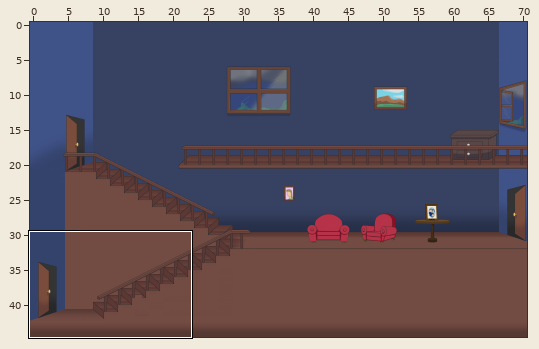
A Tiled map gets an edit: android/assets/Sala.tmx. The first picture is a wide view before the edit; the outline marks the close-up.
Close-up. Earlier state:
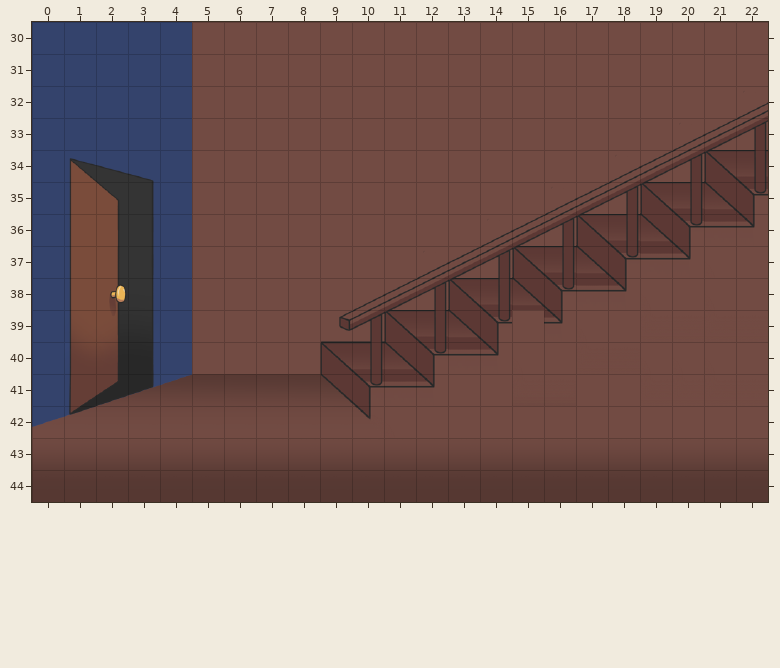
Cells are 45x45 px. Shown: x 0..22, y 30..44. The commit also changed other parts of the map, which this record leaves out.
The same view after the edit:
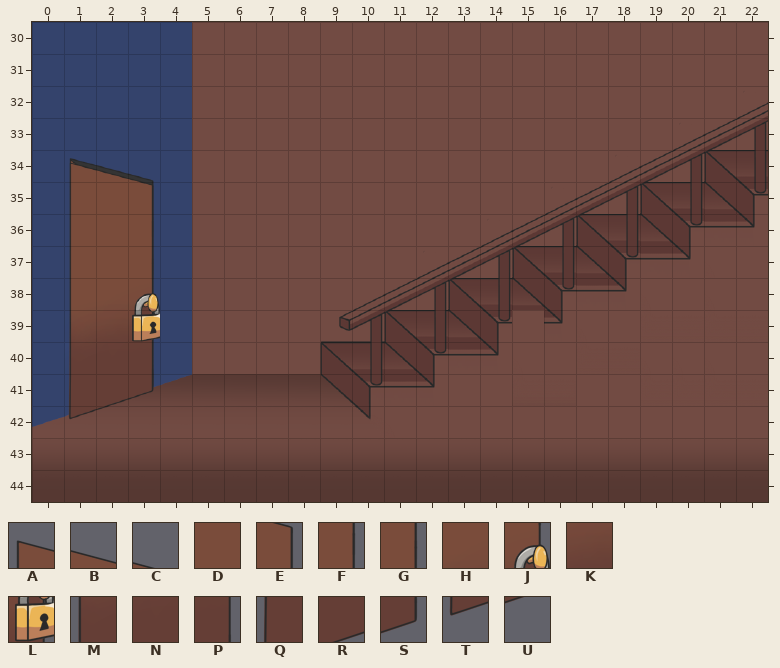
Key: from "Fondo Cuarto Abner": A 749, B 750, C 751, D 794, E 795, F 839, G 883, H 926, J 927, K 970, L 971, M 1013, N 1014, P 1015, Q 1057, R 1058, S 1059, T 1101, U 1102.
_ is an empty cell.
Tiles of an added or newly shown layer are drawn over the layers below it.
The exact change:
Layer "PuertaCerrada" (added):
y 34: x 1..3 ___ -> ABC
y 35: x 2..3 __ -> DE
y 36: x 2..3 __ -> DF
y 37: x 2..3 __ -> DG
y 38: x 2..3 __ -> HJ
y 39: x 2..3 __ -> KL
y 40: x 1..3 ___ -> MNP
y 41: x 1..3 ___ -> QRS
y 42: x 1..2 __ -> TU
